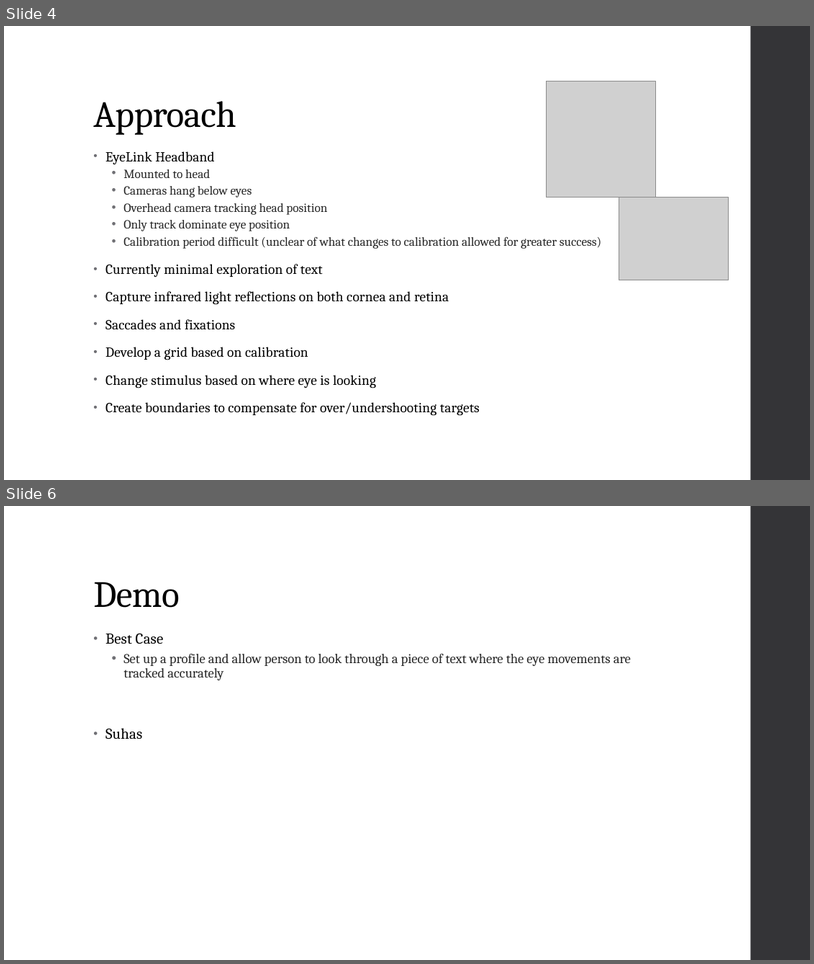
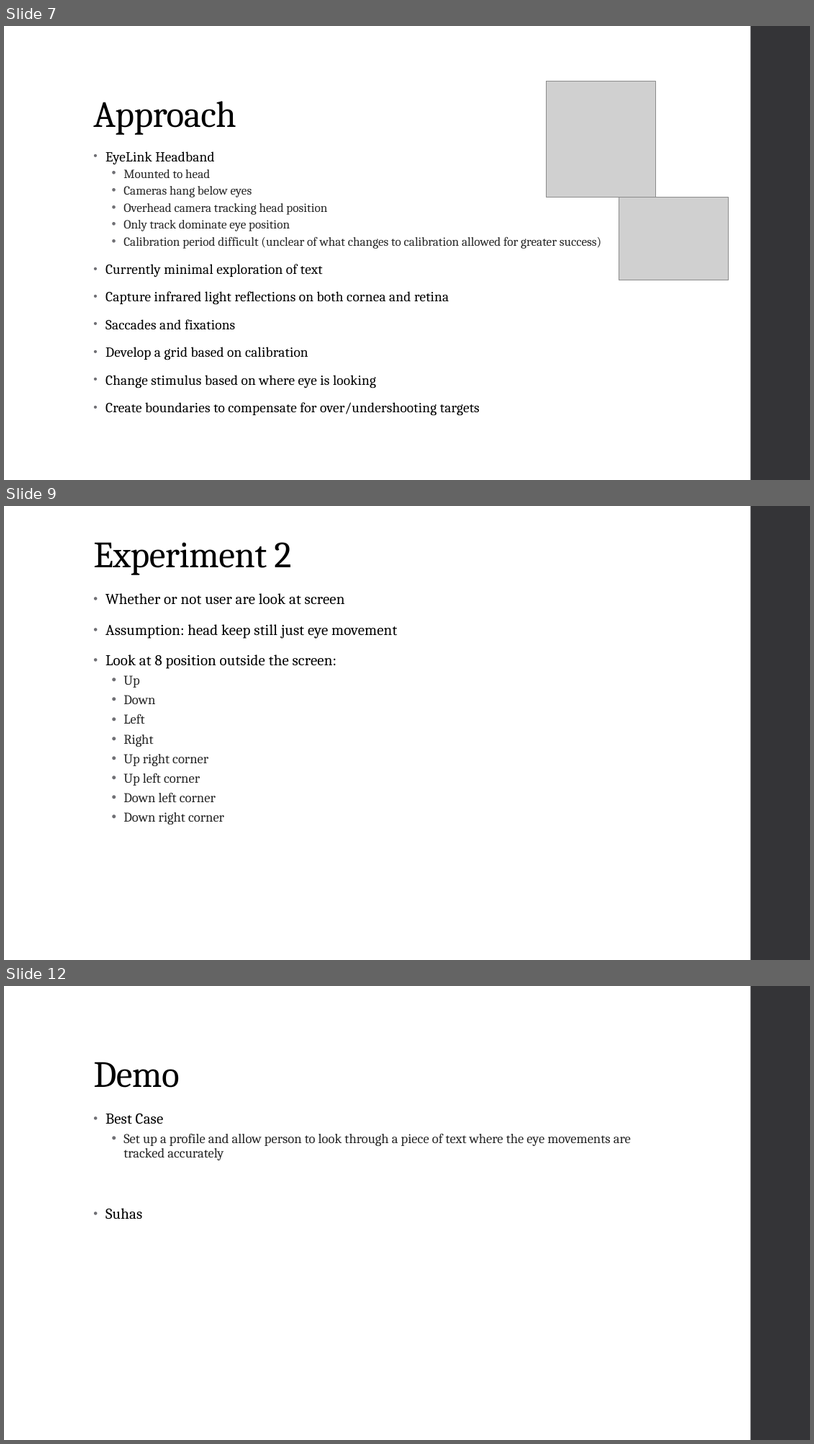
Before and after one commit to diederichk/StepCounter, a slide deck: ProposalPresentation/Proposal.pptx. Shown one above the other, each under a label of ours: slides 4 and 6 before the commit, slides 7, 9 and 12 after it; the slides between them are not shown. The pictures are 814x964 and 814x1444 pixels, drawn with LibreOffice and Linux fonts; fonts in the diff are those of the drawing; grey boxes stand for pictures. Boxes give left, top, right and bottom in pixels: in the first picture for what was removed or moved away, otherwise in the second. Text is boxed around its words. In the diff, an @@ line names an element or a change of style, - is before the commit and + after.

```diff
--- a/ProposalPresentation/Proposal.pptx
+++ b/ProposalPresentation/Proposal.pptx
@@ slide 9 added at [4, 506, 810, 960], background #FFFFFF; not listed: 1 template element that a slide beside it also shows @@
@@ title added at [93, 542, 291, 575], 44 pt, text #000000 @@
+Experiment 2
@@ text added at [106, 593, 397, 824], 18 pt, text #000000 @@
+• Whether or not user are look at screen
+• Assumption: head keep still just eye movement
+• Look at 8 position outside the screen:
+  • Up
+  • Down
+  • Left
+  • Right
+  • Up right corner
+  • Up left corner
+  • Down left corner
+  • Down right corner
@@ what was slide 4 is now slide 7 @@
@@ what was slide 6 is now slide 12 @@
```
Also in this commit, not shown: 1 slide changed, 6 other slides added, 1 slide removed.
